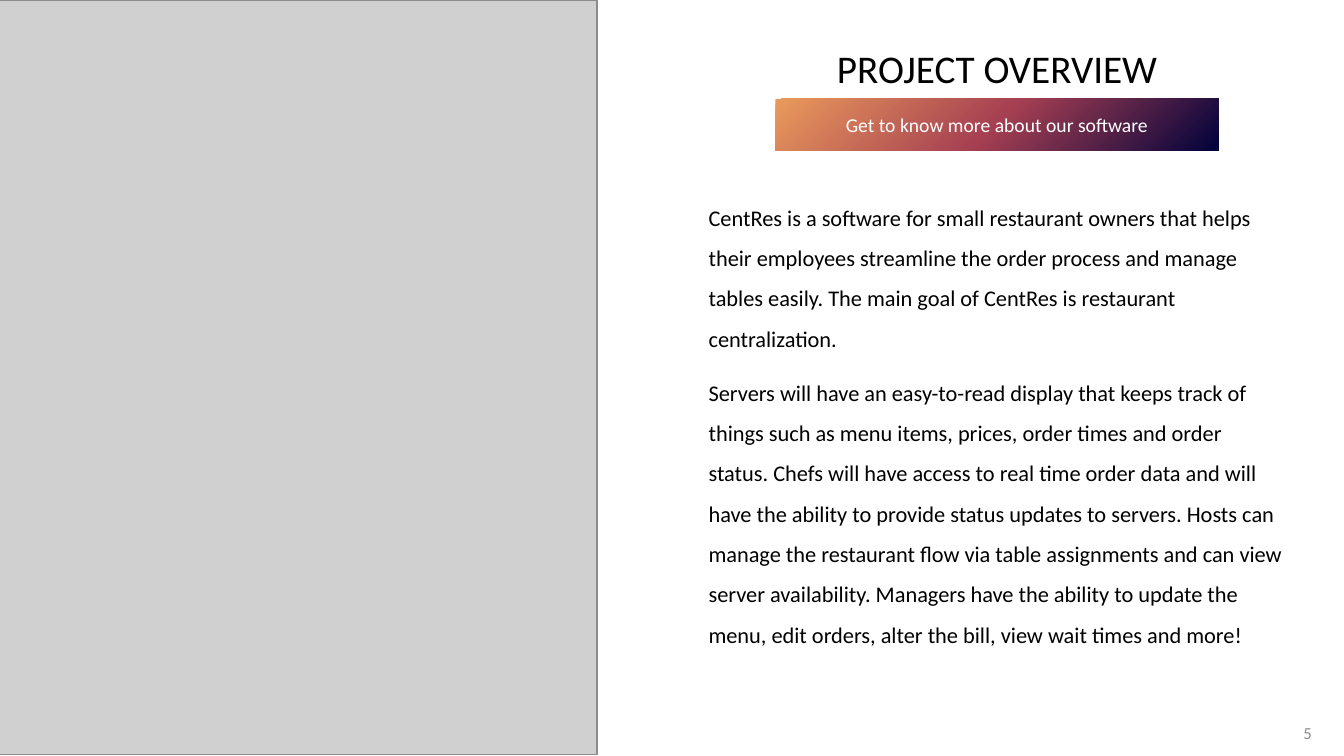
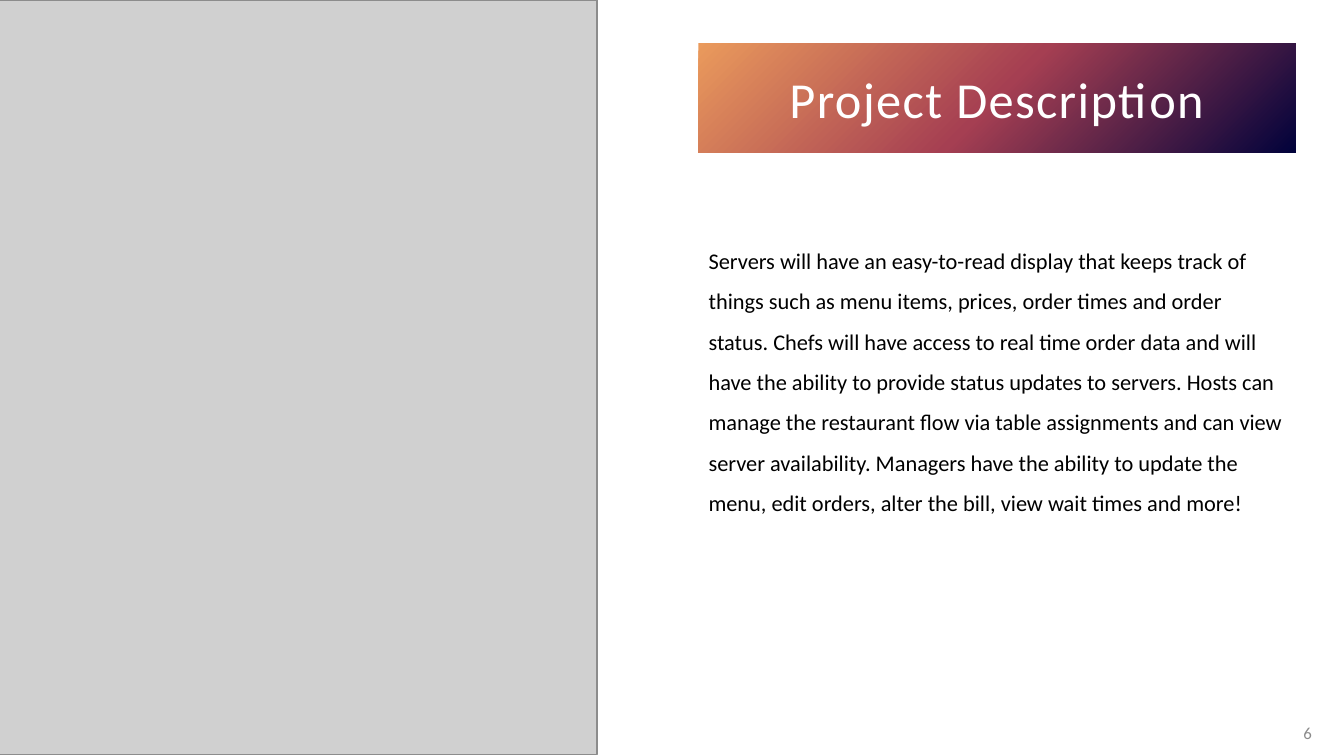
Before and after one commit to KL-3/CentRes, a slide deck: slide 6 of CentRes.pptx (slide 5 before the commit). Drawn at 1344x756 pixels with LibreOffice and Linux fonts; fonts in the diff are those of the drawing; grey boxes stand for pictures. Boxes give left, top, right and bottom in pixels: in the first picture for what was removed or moved away, otherwise in the second. Text is boxed around its words. In the diff, an @@ line names an element or a change of style, - is before the commit and + after.

Commit message:
Added hardware, architecture and project specs

```diff
--- a/CentRes.pptx
+++ b/CentRes.pptx
@@ text added at box(699, 43, 1296, 153), fill gradient #01023B to #A53F52 to #EA9A5C, 36 pt, text #FFFFFF @@
+Project Description
@@ title removed at box(837, 57, 1157, 84) @@
-PROJECT OVERVIEW
@@ text removed at box(775, 99, 1219, 150) @@
-Get to know more about our software
@@ text at box(709, 210, 1250, 347): paragraph removed @@
-CentRes is a software for small restaurant owners that helps their employees streamline the order process and manage tables easily. The main goal of CentRes is restaurant centralization.
@@ page number at box(1303, 728, 1311, 739): text changed @@
-5
+6
```
Also in this commit, not shown: 3 other slides changed, 1 slide added, 1 slide removed.
